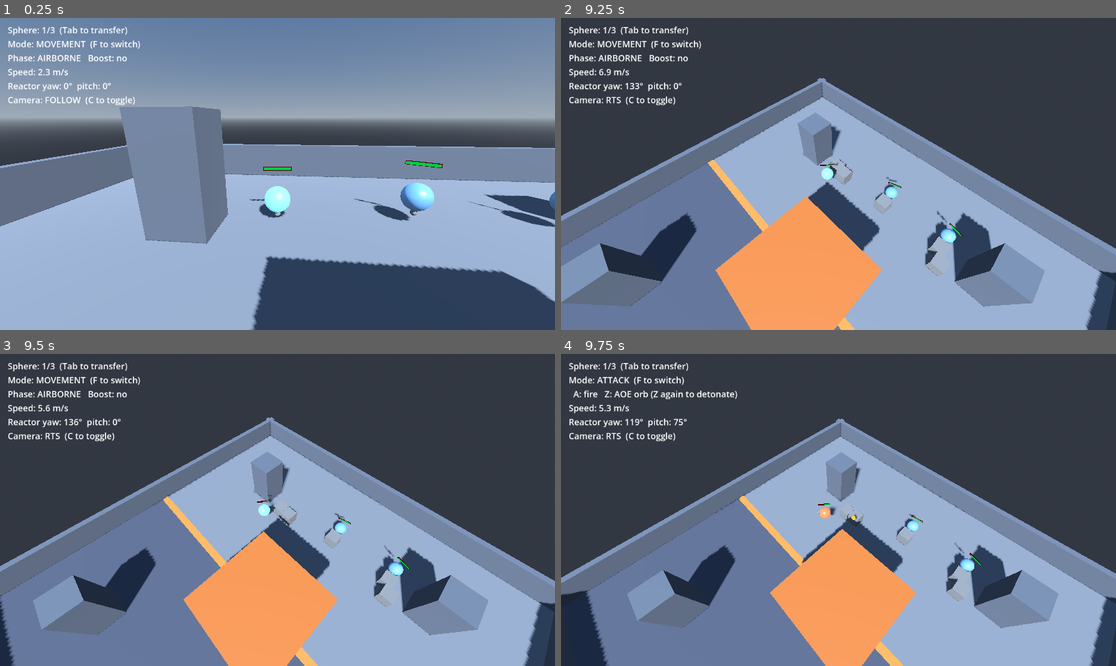
Above: before the commit, frames 1-4 (two rows, left to right).
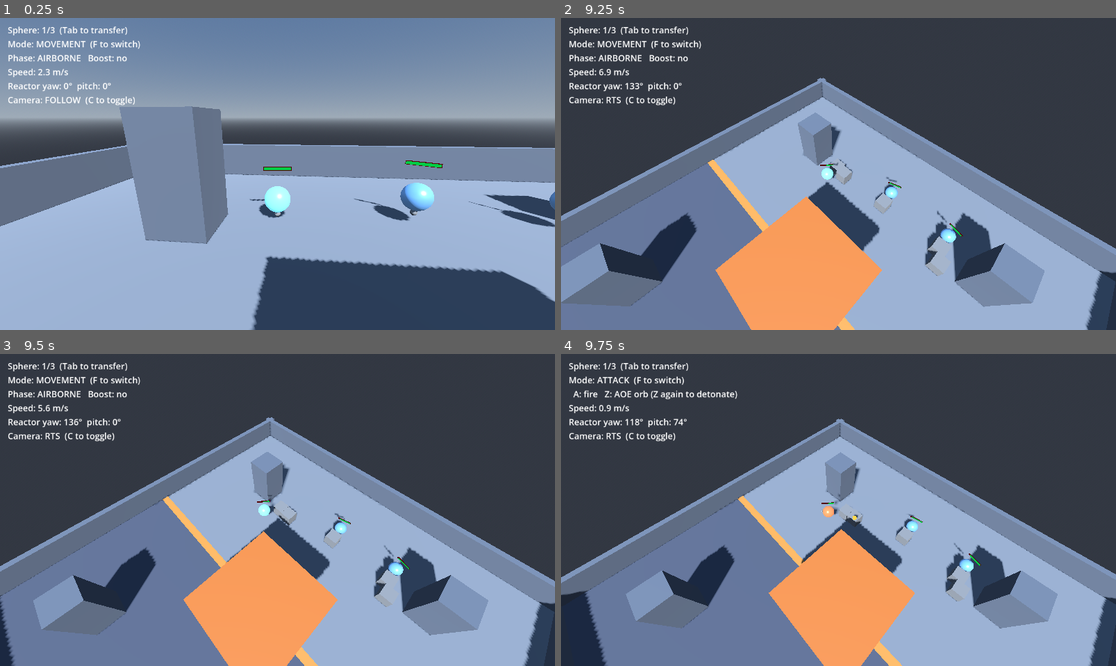
Above: after the commit, the same moments.

Repository: Thiiamas/Spheres
Game: Godot game, scene res://Main.tscn
Same seed, same stepped clock (60 frames per second), same inputs: the game is played once before the commit and once after it.
Inputs (mouse positions are in pixels of both pictures, inside the frame that each line leads up to):
- Up to frame 1 (0.25 s): no input
- Up to frame 2 (9.25 s): tap Enter (ui_accept) at 0.5 s; move the mouse to (866, 174) at 0.52 s; hold D (move_right) 0.53-1.28 s; tap Z (aoe) at 0.6, 3.05, 3.6, 6.05, 9.05 s; tap Space (jump) at 0.77, 1.07, 1.52, 1.82, 2.3, 2.85, 3.02, 3.32, 3.77, 4.07, 4.52, 4.82, 5.3, 6.02, 6.32, 6.77, 7.07, 7.52, 7.82, 8.3, 9.02 s; tap A (attack) at 0.8, 1.35, 3.8, 4.35, 6.8 s; move the mouse to (810, 174) at 1.27 s; hold S (move_back) 1.28-2.03 s; tap Shift (boost) at 1.55, 4.55, 7.55 s; move the mouse to (849, 167) at 2.02 s; hold Shift (boost) 2.03-2.78 s; hold D (move_right) 2.03-3.53 s; move the mouse to (832, 180) at 2.77 s; move the mouse to (877, 177) at 3.52 s; hold Q (move_left) 3.53-5.03 s; move the mouse to (794, 170) at 4.27 s; move the mouse to (844, 174) at 5.02 s; hold S (move_back) 5.03-5.78 s; hold Shift (boost) 5.03-5.78 s; move the mouse to (816, 167) at 5.77 s; hold D (move_right) 5.78-8.03 s; tap Down (cam_pan_down) at 5.85 s; move the mouse to (866, 174) at 6.52 s; tap Left (cam_pan_left) at 6.6 s; move the mouse to (810, 174) at 7.27 s; tap Right (cam_pan_right) at 7.35 s; move the mouse to (849, 167) at 8.02 s; hold S (move_back) 8.03-8.78 s; tap Up (cam_pan_up) at 8.1 s; move the mouse to (832, 180) at 8.77 s; hold Q (move_left) from 8.78 s (still down); tap C (camera_toggle) at 8.85 s
- Up to frame 3 (9.5 s): keep holding Q (move_left); tap Space (jump) at 9.32 s
- Up to frame 4 (9.75 s): move the mouse to (1005, 556) at 9.52 s; release Q (move_left) at 9.53 s; hold D (move_right) from 9.53 s (still down); tap F (mode_toggle) at 9.6 s; click (1005, 556) at 9.67 s

Frames 1-3 are identical in both runs. In frame 4, 1.6% of the frame differs, in the area x 0-100%, y 16-100%.

Commit message:
Tune ATTACK mode and rework the AOE orb into a MOVE/HOLD state machine
- AOE cooldowns now tick in every mode (tick_attack_timers in _process), so
  switching to ATTACK no longer hands you a frozen, half-spent cooldown.
- Entering ATTACK hard-brakes the sphere (apply_attack_anchor) so it "sets"
  and anchors in place to aim instead of coasting on movement momentum.
- AOE orb: the aim point now sets only direction; the orb flies for
  aoe_move_time then auto-stops (MOVE -> HOLD). Recast parks it early while
  moving, or detonates it once held; aoe_lifetime is the auto-detonate fuse.
  Removed max-range entirely.

Co-Authored-By: Claude Opus 4.8 <noreply@anthropic.com>

Diff:
--- a/AoeOrb.gd
+++ b/AoeOrb.gd
@@ -1,16 +1,22 @@
 extends Node3D
 class_name AoeOrb
 
-## A Lux-E-style area orb. Launched toward an aim point, it travels there and
-## then detonates — either on recast (the caster calls detonate()) or when its
-## fuse expires. On detonation it damages every enemy within `radius` and spawns
-## a blast visual.
+## A Lux-E-style area orb driven by a two-state machine:
+##   MOVE — flies in the aimed direction at `travel_speed` for `move_time`
+##          seconds, then auto-switches to HOLD. A recast switches to HOLD early
+##          (park where it is) so the player can pick a closer spot.
+##   HOLD — sits still. A recast DETONATES it. If left alone, the `lifetime` fuse
+##          auto-detonates it wherever it is.
 ##
-## The damage query runs in _physics_process so it's always physics-safe; recast
-## just shortens the fuse to detonate on the next physics step.
+## The aim point only sets the *direction*; how far it reaches is move_time x
+## travel_speed. Detonation damages every enemy within `radius` and spawns a
+## blast visual. The damage query runs in _physics_process so it's physics-safe.
+
+enum Phase { MOVE, HOLD }
 
 var travel_speed: float = 18.0
-var fuse_time: float = 2.0
+var move_time: float = 0.8
+var lifetime: float = 3.0
 var radius: float = 5.0
 var damage: float = 35.0
 var blast_scene: PackedScene
@@ -20,43 +26,57 @@
 
 @onready var _ring: MeshInstance3D = $RadiusRing
 
-var _target: Vector3
-var _fuse_left: float = 2.0
+var _dir: Vector3 = Vector3.FORWARD
+var _phase: Phase = Phase.MOVE
+var _move_left: float = 0.8
+var _life_left: float = 3.0
 var _exploded: bool = false
 
 
-## Configure the orb right after instancing (before/just after add_child).
-func setup(target: Vector3, p_radius: float, p_damage: float, p_fuse: float, p_speed: float, p_blast: PackedScene) -> void:
-	_target = target
+## Configure the orb right after instancing (its global_position is the launch
+## origin, already set by the caller). The aim point only sets the *direction*.
+func setup(target: Vector3, p_radius: float, p_damage: float, p_move_time: float, p_lifetime: float, p_speed: float, p_blast: PackedScene) -> void:
 	radius = p_radius
 	damage = p_damage
-	fuse_time = p_fuse
+	move_time = p_move_time
+	lifetime = p_lifetime
 	travel_speed = p_speed
 	blast_scene = p_blast
-	_fuse_left = p_fuse
+	_move_left = p_move_time
+	_life_left = p_lifetime
+
+	var to := target - global_position
+	to.y = 0.0 # travel horizontally; don't dip toward the ground aim point
+	_dir = to.normalized() if to.length() > 0.001 else Vector3(0.0, 0.0, -1.0)
+
 	# Ring mesh is unit radius; scale it to show the real blast footprint.
 	if _ring:
 		_ring.scale = Vector3(radius, 1.0, radius)
 
 
-## Request detonation now (recast). Defers to the next physics step.
-func detonate() -> void:
-	_fuse_left = 0.0
+## The player recast the AOE: MOVE -> park into HOLD; HOLD -> detonate.
+func recast() -> void:
+	match _phase:
+		Phase.MOVE:
+			_phase = Phase.HOLD
+		Phase.HOLD:
+			_explode()
 
 
 func _physics_process(delta: float) -> void:
-	# Glide toward the aim point, stopping once we arrive.
-	var to := _target - global_position
-	var dist := to.length()
-	if dist > 0.05:
-		global_position += to / dist * minf(travel_speed * delta, dist)
+	if _phase == Phase.MOVE:
+		global_position += _dir * travel_speed * delta
+		_move_left -= delta
+		if _move_left <= 0.0:
+			_phase = Phase.HOLD
 
 	# Keep the radius ring flat on the ground beneath the orb.
 	if _ring:
 		_ring.global_position = Vector3(global_position.x, ground_y + 0.02, global_position.z)
 
-	_fuse_left -= delta
-	if _fuse_left <= 0.0:
+	# Overall fuse: if never detonated by a recast, the orb goes off on its own.
+	_life_left -= delta
+	if _life_left <= 0.0:
 		_explode()
 
 
--- a/AttackControlState.gd
+++ b/AttackControlState.gd
@@ -12,18 +12,18 @@
 	sphere.set_boost_emitting(false)
 
 
-func handle_input(delta: float) -> void:
-	sphere.tick_attack_timers(delta)
+func handle_input(_delta: float) -> void:
 	if Input.is_action_just_pressed("attack"):
 		sphere.try_fire_projectile()
 	if Input.is_action_just_pressed("aoe"):
 		sphere.try_cast_aoe()
 
 
-func physics(_physics_state: PhysicsDirectBodyState3D) -> void:
-	# Movement is locked. The body still simulates (gravity, collisions); the
-	# player simply applies no roll / jump / boost while attacking.
-	pass
+func physics(physics_state: PhysicsDirectBodyState3D) -> void:
+	# "Setting" stance: hard-brake the slide so the sphere anchors itself in place
+	# to aim and launch, instead of coasting on its movement-mode momentum. Roll /
+	# jump / boost stay locked; the body still simulates gravity and collisions.
+	sphere.apply_attack_anchor(physics_state)
 
 
 func tint() -> Color:
--- a/SphereController.gd
+++ b/SphereController.gd
@@ -49,6 +49,10 @@
 @export var attack_color: Color = Color(0.95, 0.3, 0.2)
 ## Albedo + glow colour while passive (crystallised — not the active sphere).
 @export var passive_color: Color = Color(0.5, 0.75, 1.0)
+## How hard the sphere brakes itself the moment it enters ATTACK mode. ATTACK is
+## a "setting" stance: the sphere anchors in place to aim instead of coasting on
+## its movement momentum. Higher = a shorter skid before it stops dead.
+@export var attack_anchor_brake: float = 28.0
 
 @export_group("Health")
 ## Starting / maximum hit points.
@@ -69,8 +73,9 @@
 @export var projectile_damage: float = 35.0
 
 @export_group("AOE Attack")
-## Orb launched on the "aoe" action (Z) in ATTACK mode; flies to the aim point
-## and detonates on recast or when its fuse expires (Lux-E style).
+## Orb launched on the "aoe" action (Z) in ATTACK mode; flies toward the aim
+## point. Recasting stops it mid-flight, then a further recast detonates it —
+## see AoeOrb (Lux-E style, two-step).
 @export var aoe_orb_scene: PackedScene
 ## Cosmetic blast spawned when the orb detonates.
 @export var aoe_effect_scene: PackedScene
@@ -78,11 +83,15 @@
 @export var aoe_radius: float = 5.0
 ## Damage dealt to every enemy in the radius.
 @export var aoe_damage: float = 35.0
-## Seconds before the orb auto-detonates if not recast.
-@export var aoe_fuse_time: float = 2.0
+## How long the orb flies before it stops and holds (MOVE phase). Reach = this x
+## aoe_orb_speed; a recast also stops it early.
+@export var aoe_move_time: float = 0.8
+## Overall fuse. After it stops, the orb holds until recast; if left alone it
+## auto-detonates once the lifetime runs out. Keep this >= aoe_move_time.
+@export var aoe_lifetime: float = 3.0
 ## Orb travel speed toward the aim point.
 @export var aoe_orb_speed: float = 18.0
-## Minimum seconds between launches (recasting to detonate is free).
+## Minimum seconds between launches (stopping / detonating an orb is free).
 @export var aoe_cooldown: float = 3.0
 
 @export_group("References")
@@ -145,6 +154,11 @@
 	# Passive (crystallised) spheres ignore all input.
 	if not is_controlled:
 		return
+
+	# Ability cooldowns advance in every mode, not just ATTACK: an ability cast
+	# then left behind keeps recharging while the player rolls around in MOVEMENT,
+	# so switching to ATTACK no longer hands you a frozen, half-spent cooldown.
+	tick_attack_timers(delta)
 
 	if Input.is_action_just_pressed("mode_toggle"):
 		_toggle_mode()
@@ -279,6 +293,18 @@
 		physics_state.angular_velocity = spin.normalized() * max_roll_speed
 
 
+## Hard slide-brake used by ATTACK mode. The sphere "sets" itself: its horizontal
+## drift and spin are killed fast so it holds position to aim and launch. Gravity
+## (the y velocity) is left alone so it stays seated on the ground.
+func apply_attack_anchor(physics_state: PhysicsDirectBodyState3D) -> void:
+	var decay := exp(-attack_anchor_brake * physics_state.step)
+	physics_state.angular_velocity *= decay
+	var v := physics_state.linear_velocity
+	v.x *= decay
+	v.z *= decay
+	physics_state.linear_velocity = v
+
+
 func apply_boost(physics_state: PhysicsDirectBodyState3D) -> void:
 	if reactor == null:
 		return
@@ -317,11 +343,12 @@
 	_fire_projectile()
 
 
-## AOE input. With an orb in flight, recast detonates it (free). Otherwise, if
-## off cooldown, launch a new orb toward the aim point.
+## AOE input. With an orb already out, recasting drives its two-step cast (stop
+## while flying, detonate once stopped) — both free. Otherwise, if off cooldown,
+## launch a new orb toward the aim point.
 func try_cast_aoe() -> void:
 	if is_instance_valid(_active_orb):
-		_active_orb.detonate()
+		_active_orb.recast()
 		return
 	if _aoe_timer > 0.0:
 		return
@@ -349,9 +376,9 @@
 		proj.launch(dir, projectile_damage, projectile_speed)
 
 
-## Launch an AOE orb toward where the mouse is aiming (camera resolves the world
-## point via its AimStrategy). The orb travels there and detonates on recast or
-## when its fuse expires; it carries its own radius/damage/blast.
+## Launch an AOE orb in the aimed direction (camera resolves the world point via
+## its AimStrategy). The orb flies for aoe_move_time then holds, and is driven by
+## recasts; it carries its own move_time/lifetime/radius/damage/blast.
 func _launch_aoe_orb() -> void:
 	if aoe_orb_scene == null or camera == null:
 		return
@@ -362,7 +389,7 @@
 	get_tree().current_scene.add_child(orb)
 	orb.global_position = origin
 	if orb is AoeOrb:
-		orb.setup(target, aoe_radius, aoe_damage, aoe_fuse_time, aoe_orb_speed, aoe_effect_scene)
+		orb.setup(target, aoe_radius, aoe_damage, aoe_move_time, aoe_lifetime, aoe_orb_speed, aoe_effect_scene)
 	_active_orb = orb
 
 
Not shown, changed: Docs/phase4_loop.md
